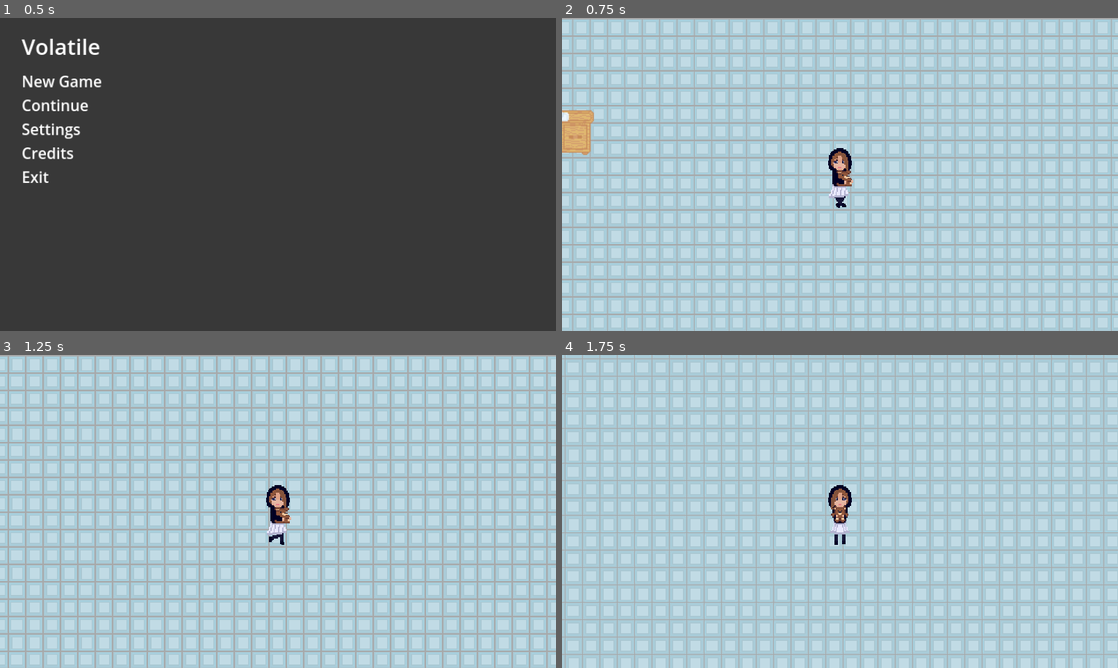
Above: before the commit, frames 1-4 (two rows, left to right).
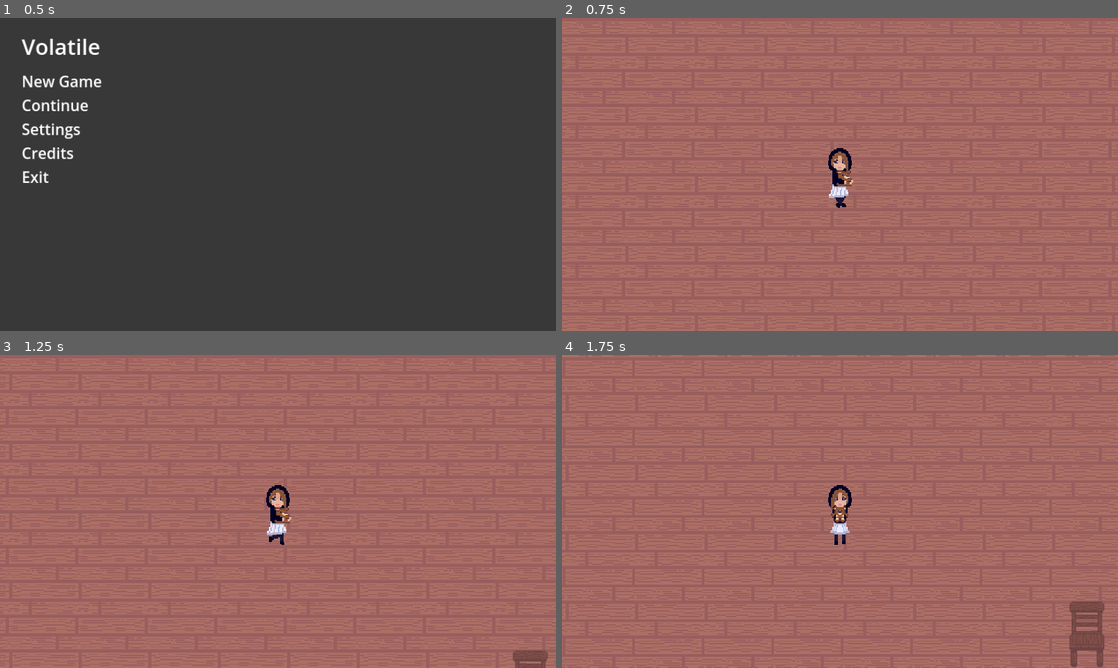
Above: after the commit, the same moments.

Repository: ioannoid/volatile-game-jam
Game: Godot game, scene res://main.tscn
Two runs of this game, one before a commit and one after it. Both use one fixed random seed, a clock stepped at 60 frames per second and the inputs below.
Inputs (mouse positions are in pixels of both pictures, inside the frame that each line leads up to):
- Up to frame 1 (0.5 s): no input
- Up to frame 2 (0.75 s): tap Enter at 0.5 s; move the mouse to (623, 80) at 0.52 s; hold D (move_right) from 0.53 s (still down); hold E (Interact) from 0.53 s (still down); click (623, 80) at 0.67 s
- Up to frame 3 (1.25 s): keep holding D (move_right); keep holding E (Interact)
- Up to frame 4 (1.75 s): move the mouse to (728, 527) at 1.27 s; release D (move_right) at 1.28 s; release E (Interact) at 1.28 s; hold S (move_down) from 1.28 s (still down); tap E (Interact) at 1.35 s

Frame 1 is identical in both runs. In frame 2, 99% of the frame differs, in the area x 0-100%, y 0-100%; in frame 3, 99%; in frame 4, 99%.

Commit message:
chair :(

Diff:
--- a/game/game.tscn
+++ b/game/game.tscn
@@ -1,8 +1,8 @@
 [gd_scene load_steps=29 format=3 uid="uid://cggin0u8li4pl"]
 
 [ext_resource type="Script" path="res://game.gd" id="1_du8si"]
-[ext_resource type="PackedScene" uid="uid://h5c3vkv4m2vq" path="res://bathroom.tscn" id="2_at8kr"]
 [ext_resource type="Script" path="res://camera.gd" id="2_n54ww"]
+[ext_resource type="PackedScene" uid="uid://cr4yomj8j45o6" path="res://room.tscn" id="2_vpgki"]
 [ext_resource type="Texture2D" uid="uid://b6afykhuqtvit" path="res://assets/Movement/Backward/MC_Backwards2.png" id="3_85f21"]
 [ext_resource type="PackedScene" uid="uid://mrji06ev57r5" path="res://pause_menu.tscn" id="3_td0kf"]
 [ext_resource type="Texture2D" uid="uid://cv6wg2opl2iwh" path="res://assets/Movement/Backward/MC_Backwards3.png" id="4_bmeb7"]
@@ -129,7 +129,7 @@
 [node name="Game" type="Node2D"]
 y_sort_enabled = true
 script = ExtResource("1_du8si")
-current_scene = ExtResource("2_at8kr")
+current_scene = ExtResource("2_vpgki")
 
 [node name="Camera" type="Camera2D" parent="."]
 z_index = 10
--- a/game/girl.gd
+++ b/game/girl.gd
@@ -65,6 +65,6 @@
 func check_collision(motion : Vector2):
 	if abs(motion.x) + abs(motion.y) > 1:
 		return
-	var object := get_slide_collision(0).get_collider() as Chair
-	if object:
+	var object := get_slide_collision(0).get_collider()
+	if object is Chair:
 		object.push(motion, speed)
--- a/game/room.tscn
+++ b/game/room.tscn
@@ -50,8 +50,10 @@
 position = Vector2(289, 159)
 gravity_scale = 0.0
 custom_integrator = true
+max_contacts_reported = 1
 can_sleep = false
 lock_rotation = true
+linear_damp = 5.0
 script = ExtResource("1_w814k")
 
 [node name="ChairSprite" type="Sprite2D" parent="chair"]
@@ -62,10 +64,13 @@
 
 [node name="chair2" type="RigidBody2D" parent="."]
 position = Vector2(351, 159)
+mass = 1000.0
 gravity_scale = 0.0
 custom_integrator = true
+max_contacts_reported = 1
 can_sleep = false
 lock_rotation = true
+linear_damp = 5.0
 script = ExtResource("1_w814k")
 
 [node name="ChairSprite" type="Sprite2D" parent="chair2"]
